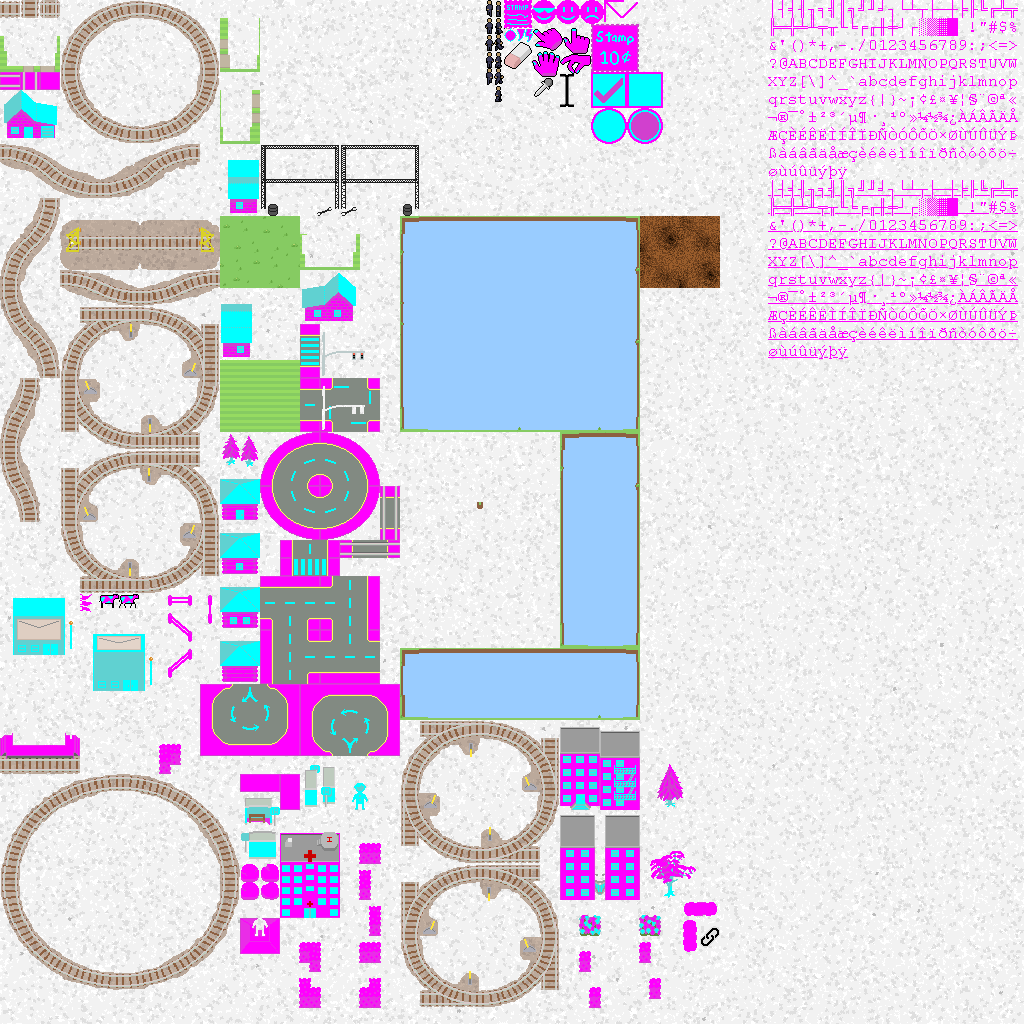
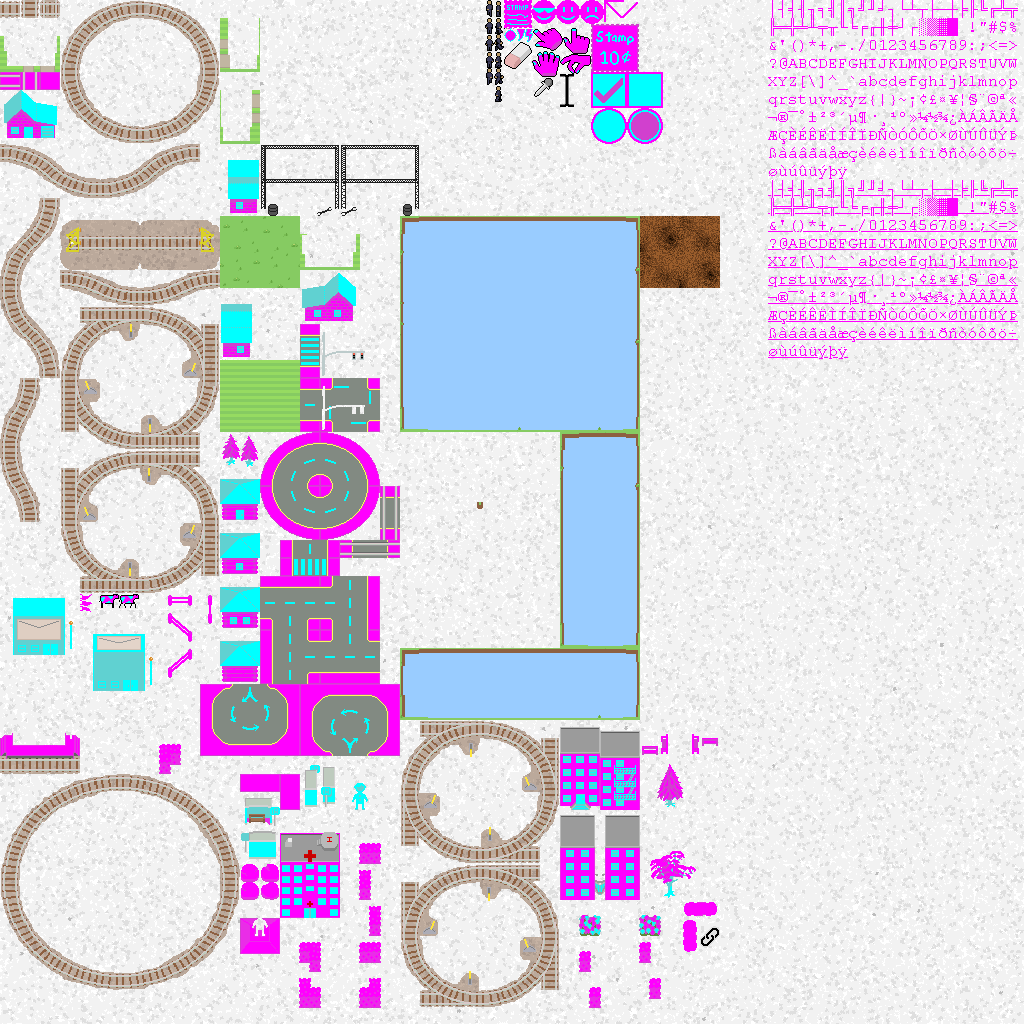
Before/after of a 1024×1024 layered artwork. What changed in the layer stack:
painted on "base.png copy" over [249, 734, 718, 823]
painted on "Pasted Layer" over [1, 148, 212, 492]
